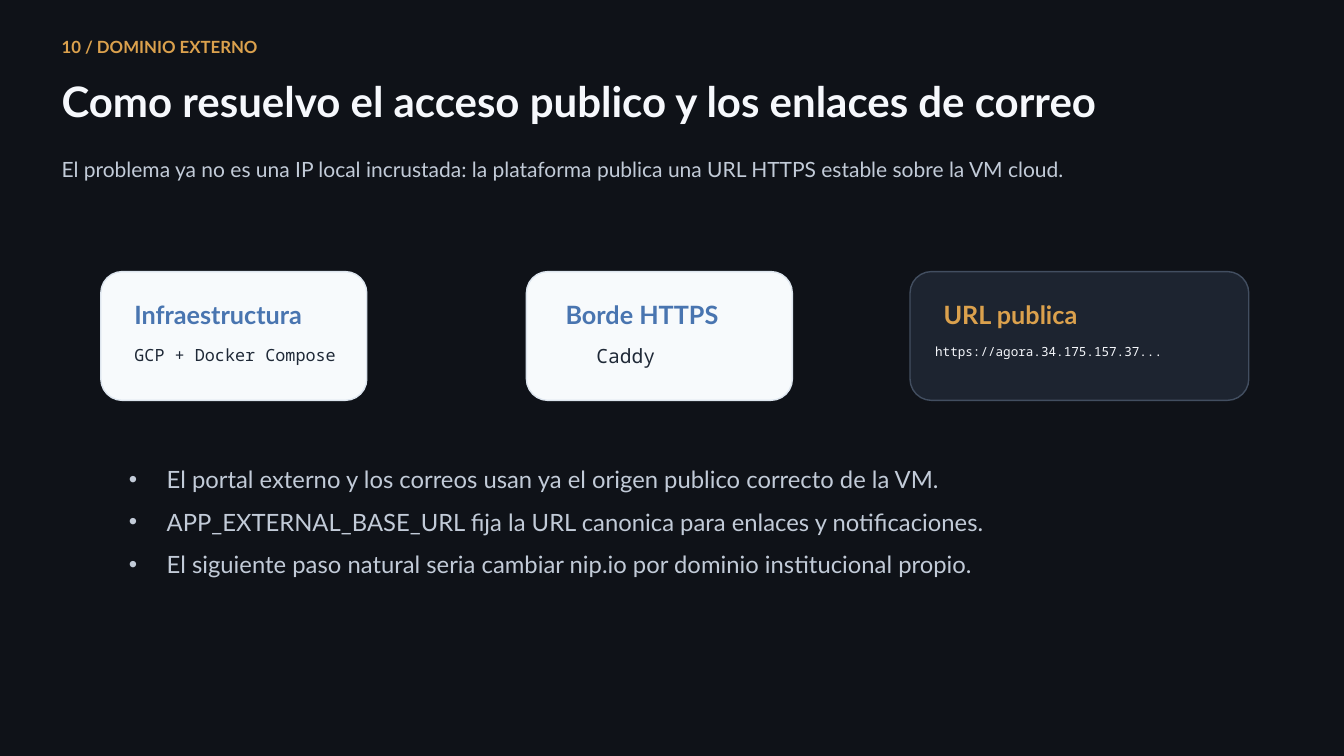
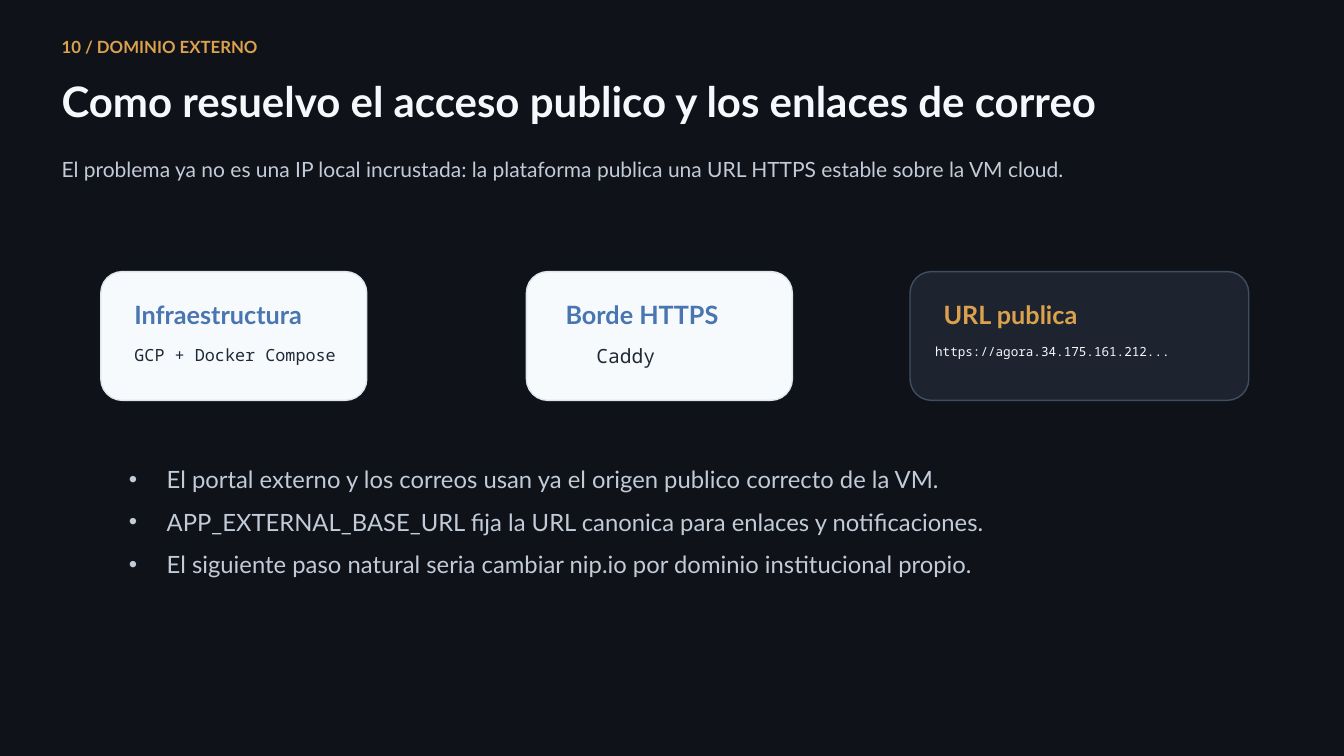
Before and after one commit to lmendez861/TFG-Agora, a slide deck: slide 11 of docs/presentacion-defensa-final.pptx. Drawn at 1344x756 pixels with LibreOffice and Linux fonts; fonts in the diff are those of the drawing. Boxes give left, top, right and bottom in pixels: in the first picture for what was removed or moved away, otherwise in the second. Text is boxed around its words. In the diff, an @@ line names an element or a change of style, - is before the commit and + after.

Commit message:
Update defense deck public URL

```diff
--- a/docs/presentacion-defensa-final.pptx
+++ b/docs/presentacion-defensa-final.pptx
@@ text at [935,346,1170,359]: text changed @@
-https://agora.34.175.157.37...
+https://agora.34.175.161.212...
```
Also in this commit, not shown: 2 other files.
